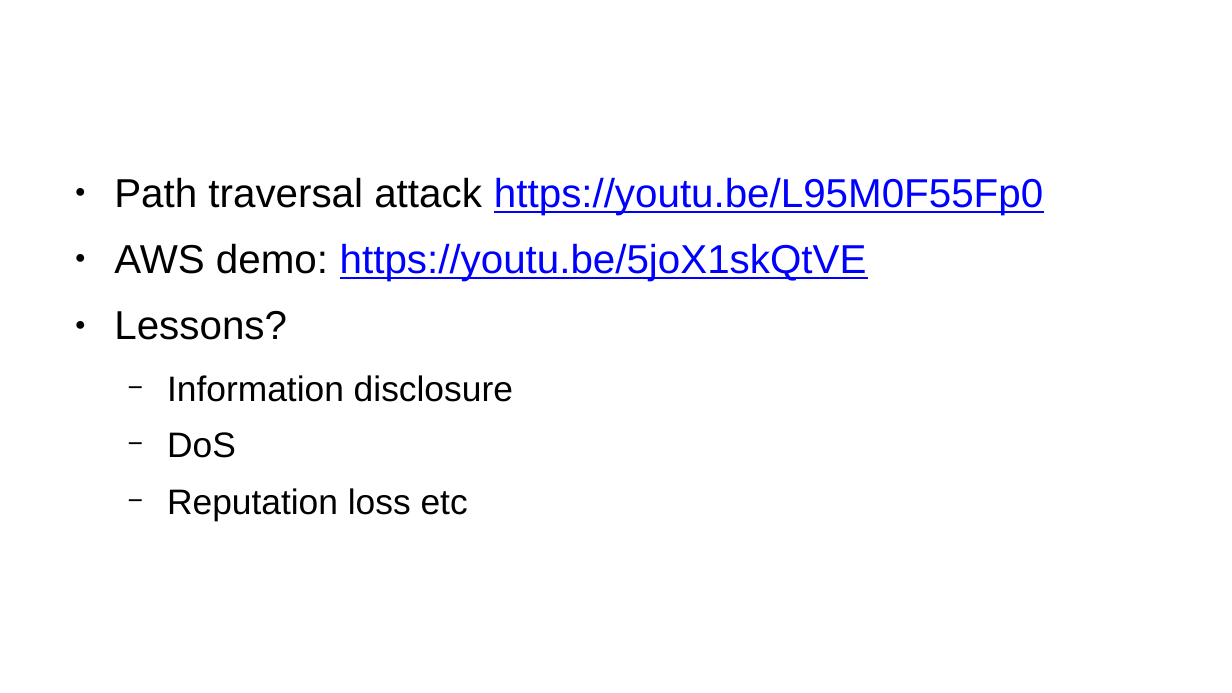
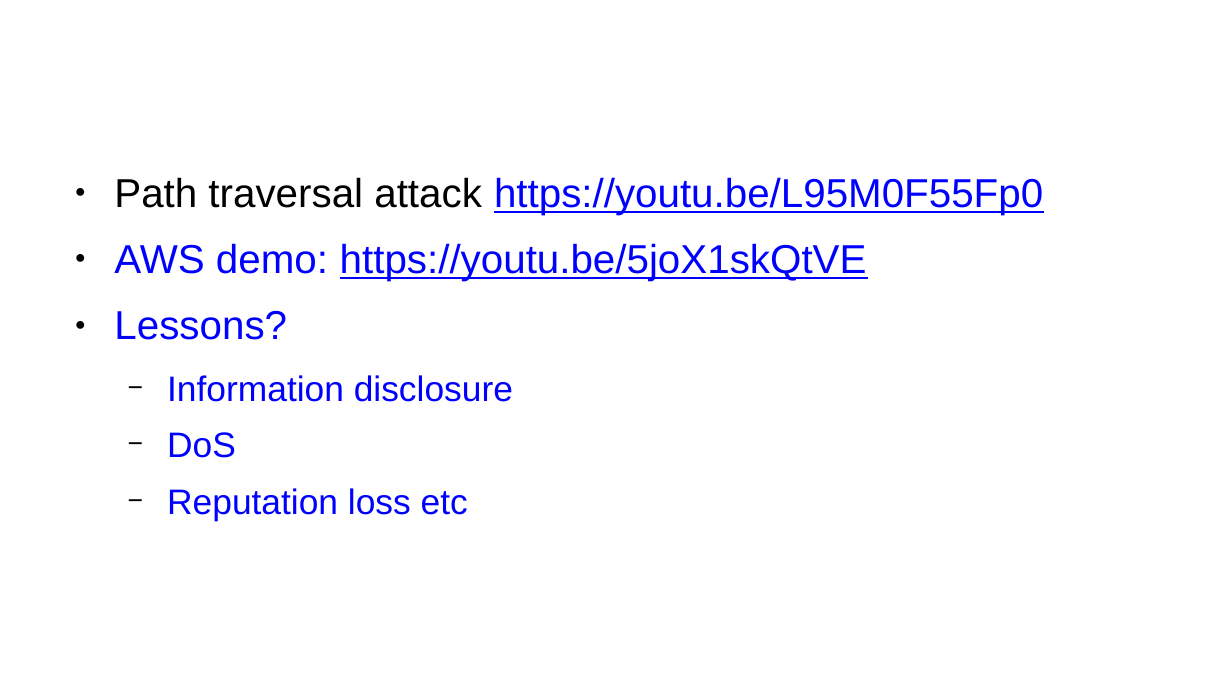
Before and after one commit to bjha96/public, a slide deck: slide 7 of Docs/Security PPT.pptx. Drawn at 1232x693 pixels with LibreOffice and Linux fonts; fonts in the diff are those of the drawing; background and template pictures are left out. Boxes give left, top, right and bottom in pixels: in the first picture for what was removed or moved away, otherwise in the second. Text is boxed around its words. In the diff, an @@ line names an element or a change of style, - is before the commit and + after.

Commit message:
Saved in open office format

```diff
--- a/Docs/Security PPT.pptx
+++ b/Docs/Security PPT.pptx
@@ text at [114, 243, 867, 521]: text colour #000000 to #0000FF in "AWS demo:", "Lessons?", "Information disclosure", "DoS" and 1 more places @@
```
Also in this commit, not shown: 2 other slides changed.
